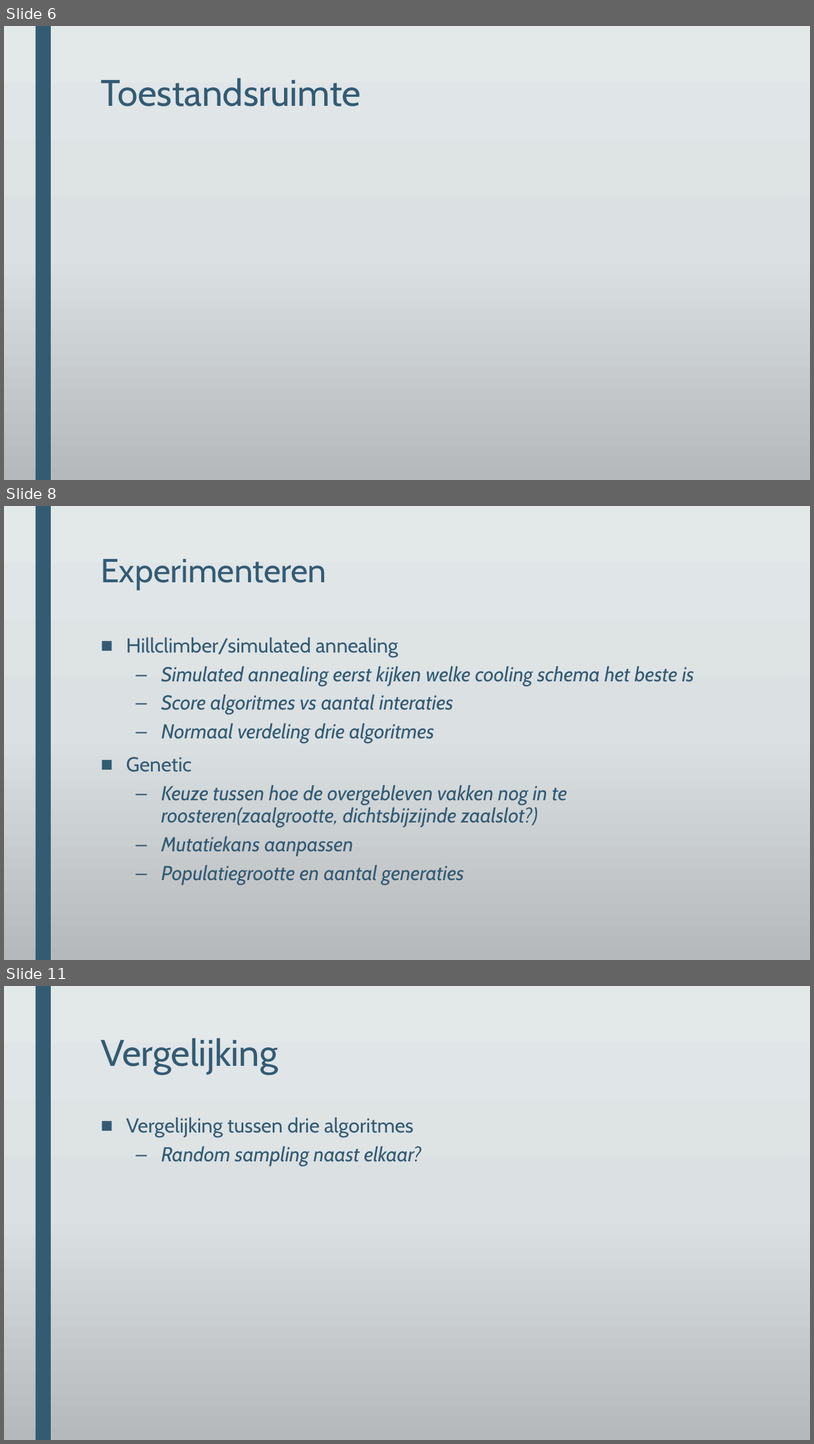
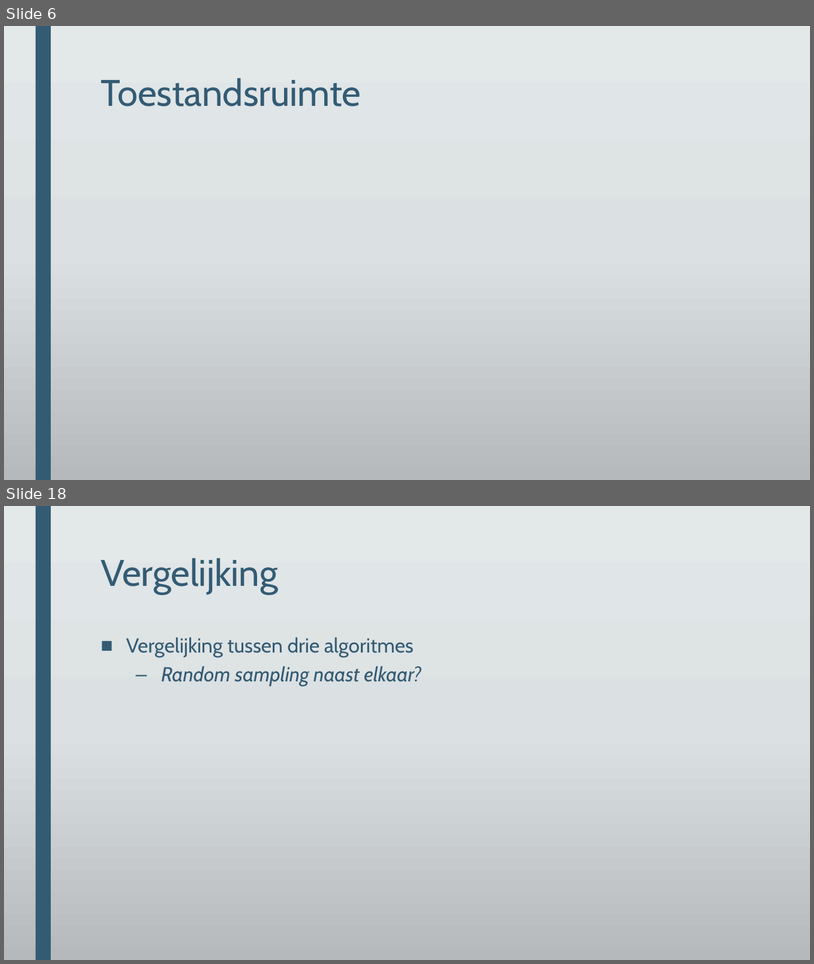
Before and after one commit to DeRoostermakers/Heuristieken, a slide deck: Presentaties/storyboard eindpresentatie.pptx. Shown one above the other, each under a label of ours: slides 6, 8 and 11 before the commit, slides 6 and 18 after it; the slides between them are not shown. The pictures are 814x1444 and 814x964 pixels, drawn with LibreOffice and Linux fonts; fonts in the diff are those of the drawing; grey boxes stand for pictures; background and template pictures are left out. Boxes give left, top, right and bottom in pixels: in the first picture for what was removed or moved away, otherwise in the second. Text is boxed around its words. In the diff, an @@ line names an element or a change of style, - is before the commit and + after.

```diff
--- a/Presentaties/storyboard eindpresentatie.pptx
+++ b/Presentaties/storyboard eindpresentatie.pptx
@@ slide 8 removed at (4, 506, 810, 960), background gradient #E3E8EA to #DCE0E2 to #B6BABC; not listed: 1 template element that a slide beside it also shows @@
@@ title removed at (101, 559, 327, 589) @@
-Experimenteren
@@ text removed at (126, 637, 695, 885) @@
-■ Hillclimber/simulated annealing
-  – Simulated annealing eerst kijken welke cooling schema het beste is
-  – Score algoritmes vs aantal interaties
-  – Normaal verdeling drie algoritmes
-■ Genetic
-  – Keuze tussen hoe de overgebleven vakken nog in te roosteren(zaalgrootte, dichtsbijzijnde zaalslot?)
-  – Mutatiekans aanpassen
-  – Populatiegrootte en aantal generaties
@@ what was slide 11 is now slide 18 @@
```
Also in this commit, not shown: 4 slides changed, 10 slides added, 2 other slides removed, 6 other files.
